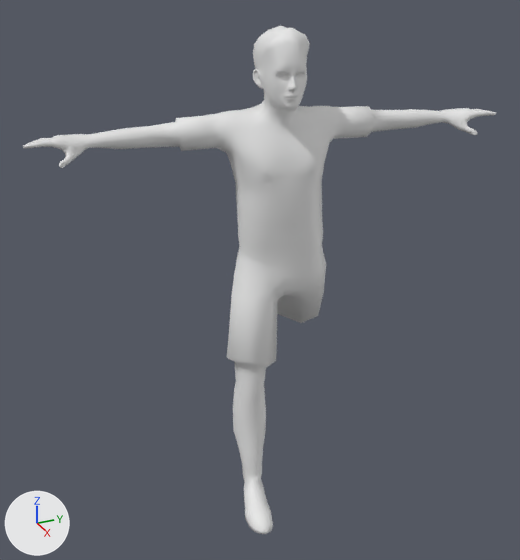
Two versions of the OBJ model res/playerAnim/player_000029.obj, one commit apart.
Rendered twice from a 50 mm lens placed at (11.23, -5.37, 5.55), pointed at (-0.46, -0.11, -0.29). Every picture has the same lights, and +X, +Y and +Z are marked at lower left. Where no turn or scale is listed for an object, it has been applied to the vertices.

Objects in the first picture: 'soccerplayer_mesh'.
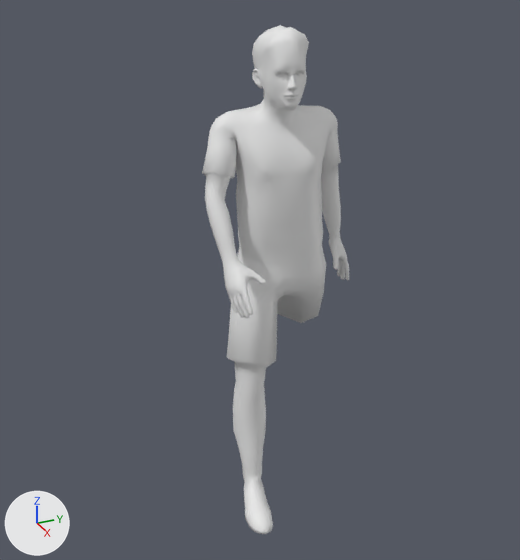
Changed parts and their boxes (x1, y1, x2, y2) in the pictures (520 x 560 px; the box of a moved part takes in the faces that stretch with it):
'soccerplayer_mesh', reshaped (69% narrower): before (23, 26, 496, 534); after (202, 25, 349, 534)
part 1 of me_soccerplayer_mesh, moved or reshaped: before (23, 26, 496, 245); after (202, 25, 349, 319)

The change, as a list of edits to the scene's bpy script:
```text
Change me_soccerplayer_mesh:
    used by ob_soccerplayer_mesh; location = (0.0, 0.0, 0.0)
    remove me_soccerplayer_mesh.from_pydata(...)  # 2430 vertices, 4792 faces; spans x -3.55..2.28, y -4.19..4.16, z -4.19..4.46
    add me_soccerplayer_mesh.from_pydata(...)  # 2430 vertices, 4792 faces; spans x -3.55..2.28, y -1.47..1.55, z -4.19..4.46
    me_soccerplayer_mesh part 1: 1919 of 2430 vertices moved; they spanned x -0.62..0.93, y -4.19..4.16, z 1.03..4.46 and now span x -0.51..1.63, y -1.47..1.54, z -0.39..4.46; mean shift (0.22, 0.04, -1.2); largest move (-0.39, -4.18, 2.79) -> (1.49, -1.24, 0.03)
```
